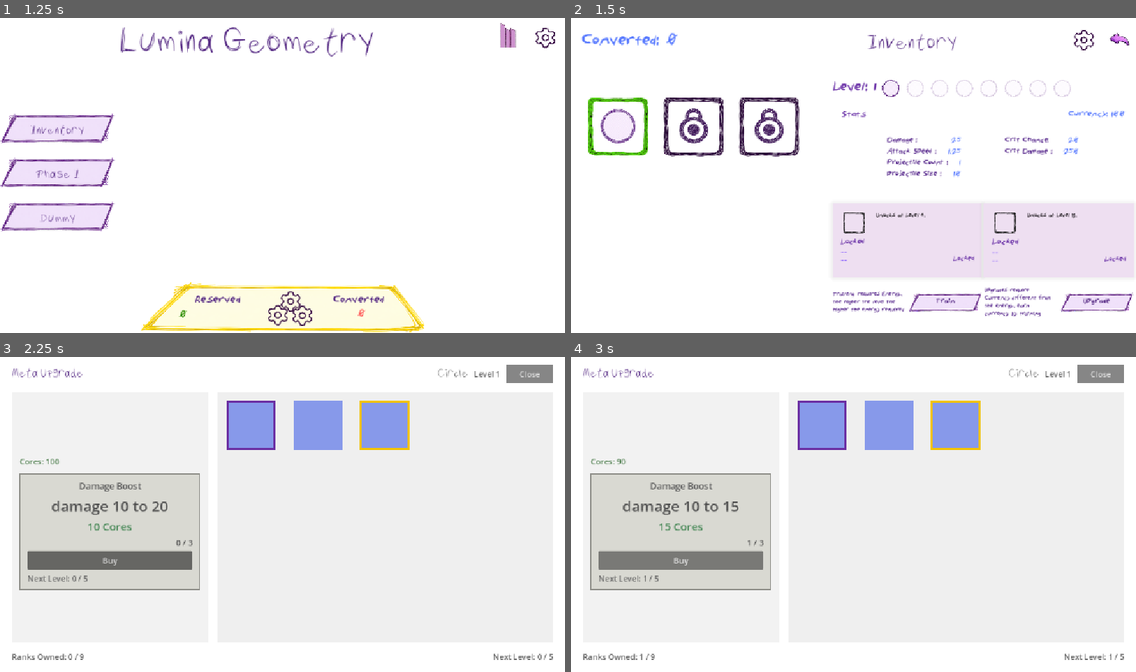
Above: before the commit, frames 1-4 (two rows, left to right).
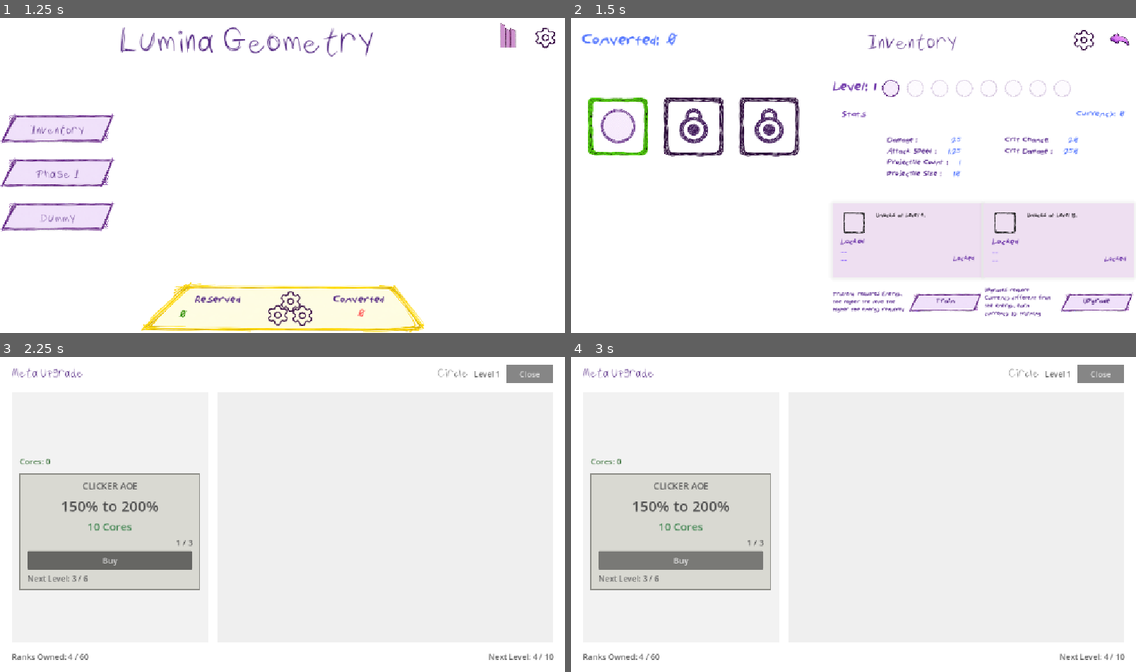
Above: after the commit, the same moments.

Repository: bharadwajaaniseti/lumina-geometry
Game: Godot game, scene res://scenes/menu/Menu.tscn
Same seed, same stepped clock (60 frames per second), same inputs: the game is played once before the commit and once after it.
Inputs (mouse positions are in pixels of both pictures, inside the frame that each line leads up to):
- Up to frame 1 (1.25 s): click (508, 36) at 0.5 s
- Up to frame 2 (1.5 s): click "Inventory" at 1.25 s
- Up to frame 3 (2.25 s): click "Upgrade" at 2 s
- Up to frame 4 (3 s): click "Buy" at 2.75 s

Frame 1 is identical in both runs. In frame 2, 0.1% of the frame differs, in the area x 88-97%, y 29-32%; in frame 3, 4.9%, in the area x 8-98%, y 13-97%; in frame 4, 4.9%.
Error after the commit: Invalid call. Nonexistent function 'get_shape_node_rank' in base 'Node (GameState)'. (res://scripts/ui/meta/meta_tree_screen.gd:280)

Commit message:
soem issue with upgrade tree

Diff:
--- a/core/autoload/game_state.gd
+++ b/core/autoload/game_state.gd
@@ -965,3 +965,15 @@
 	if progress_in_tier == 0:
 		return SHAPE_POINTS_PER_LEVEL
 	return SHAPE_POINTS_PER_LEVEL - progress_in_tier
+
+func debug_reset_shape_meta(shape_id: String, reset_cores: bool = false) -> void:
+	var entry: Dictionary = _get_shape_entry(shape_id)
+
+	entry["upgrade_nodes"] = {}
+	entry["progression_points"] = 0
+	entry["level"] = 0
+
+	if reset_cores:
+		entry["cores"] = 0
+
+	_set_shape_entry(shape_id, entry, true)
--- a/data/meta_trees/circle_meta_tree.tres
+++ b/data/meta_trees/circle_meta_tree.tres
@@ -24,6 +24,7 @@
 stat_key = &"atttack_speed"
 base_value = 5.0
 value_per_rank = 2.5
+required_node_ids = Array[StringName]([&"circle_damage_1"])
 metadata/_custom_type_script = "uid://cihf305arrf0r"
 
 [sub_resource type="Resource" id="Resource_445il"]
@@ -36,6 +37,7 @@
 stat_key = &"crit_chance"
 base_value = 3.0
 value_per_rank = 2.0
+required_node_ids = Array[StringName]([&"circle_attack_speed_1"])
 highlight_border = true
 metadata/_custom_type_script = "uid://cihf305arrf0r"
 
--- a/scenes/ui/meta_tree/MetaTreeScreen.tscn
+++ b/scenes/ui/meta_tree/MetaTreeScreen.tscn
@@ -2,6 +2,7 @@
 
 [ext_resource type="Script" uid="uid://bff0pijsg4aj4" path="res://Scripts/ui/meta/meta_tree_screen.gd" id="1_eui7o"]
 [ext_resource type="FontFile" uid="uid://nugkt67ugfgw" path="res://assets/fonts/scruf/Scruf-Regular.ttf" id="1_hjhfj"]
+[ext_resource type="Script" uid="uid://cf125af428uuh" path="res://scripts/ui/meta/meta_tree_connection_layer.gd" id="3_gie8s"]
 
 [sub_resource type="StyleBoxFlat" id="StyleBoxFlat_eui7o"]
 bg_color = Color(0.60038817, 0.60038817, 0.60038817, 0)
@@ -209,8 +210,28 @@
 theme_override_constants/margin_right = 18
 theme_override_constants/margin_bottom = 18
 
-[node name="UpgradeGrid" type="GridContainer" parent="MainPanel/Margin/VBoxRoot/ContentRow/RightTreePanel/TreeMargin" unique_id=1199708687]
-layout_mode = 2
+[node name="TreeCanvas" type="Control" parent="MainPanel/Margin/VBoxRoot/ContentRow/RightTreePanel/TreeMargin" unique_id=692666965]
+layout_mode = 2
+mouse_filter = 2
+
+[node name="ConnectionLayer" type="Control" parent="MainPanel/Margin/VBoxRoot/ContentRow/RightTreePanel/TreeMargin/TreeCanvas" unique_id=1816405145]
+layout_mode = 1
+anchors_preset = 15
+anchor_right = 1.0
+anchor_bottom = 1.0
+grow_horizontal = 2
+grow_vertical = 2
+mouse_filter = 2
+script = ExtResource("3_gie8s")
+metadata/_custom_type_script = "uid://cf125af428uuh"
+
+[node name="UpgradeGrid" type="GridContainer" parent="MainPanel/Margin/VBoxRoot/ContentRow/RightTreePanel/TreeMargin/TreeCanvas" unique_id=1199708687]
+layout_mode = 1
+anchors_preset = 15
+anchor_right = 1.0
+anchor_bottom = 1.0
+grow_horizontal = 2
+grow_vertical = 2
 theme_override_constants/h_separation = 36
 theme_override_constants/v_separation = 34
 columns = 10
--- a/scripts/main/inventory.gd
+++ b/scripts/main/inventory.gd
@@ -61,8 +61,7 @@
 @onready var locked_phase_button_label: Label = $SafeMargin/MainVBox/ContentRow/RightPanel/Locked/Control/MarginContainer/VBoxContainer/InventoryBtnWrap/Label
 
 # Add MetaTreeScreen as a child somewhere in this scene, then point this path to it.
-@onready var meta_tree_screen: MetaTreeScreen = $MetaTreeScreen
-
+@onready var meta_tree_screen: Control = $MetaTreeScreen
 
 func _ready() -> void:
 	if inventory_db == null:
@@ -74,8 +73,7 @@
 	_connect_signals()
 	_refresh_energy_label()
 	_build_slot_nodes()
-	Game_State.add_shape_cores("circle", 100)
-	Game_State.add_shape_cores("pyramid", 50)
+
 	if inventory_db.size() > 0:
 		_select_slot(0)
 	else:
@@ -434,3 +432,11 @@
 
 	if event.is_action_pressed("ui_cancel"):
 		get_tree().change_scene_to_file(menu_scene)
+
+func _input(event: InputEvent) -> void:
+	if event.is_action_pressed("ui_page_down"):
+		Game_State.debug_reset_shape_meta("circle", true)
+		Game_State.add_shape_cores("circle", 100)
+		Game_State.debug_reset_shape_meta("pyramid", true)
+		Game_State.add_shape_cores("pyramid", 100)
+		_on_game_state_changed()
--- /dev/null
+++ b/scripts/ui/meta/meta_tree_connection_layer.gd
@@ -0,0 +1,30 @@
+extends Control
+class_name MetaTreeConnectionLayer
+
+var connections: Array[Dictionary] = []
+
+@export var locked_line_color: Color = Color("CFC7DD")
+@export var available_line_color: Color = Color("A88AD8")
+@export var owned_line_color: Color = Color("6B2FA3")
+@export var line_width: float = 4.0
+
+func set_connections(new_connections: Array[Dictionary]) -> void:
+	connections = new_connections
+	queue_redraw()
+
+func _draw() -> void:
+	for item in connections:
+		var from_pos: Vector2 = item.get("from", Vector2.ZERO)
+		var to_pos: Vector2 = item.get("to", Vector2.ZERO)
+		var state: String = str(item.get("state", "locked"))
+
+		var color := locked_line_color
+		match state:
+			"owned":
+				color = owned_line_color
+			"available":
+				color = available_line_color
+			_:
+				color = locked_line_color
+
+		draw_line(from_pos, to_pos, color, line_width, true)
--- a/scripts/ui/meta/meta_tree_screen.gd
+++ b/scripts/ui/meta/meta_tree_screen.gd
@@ -21,7 +21,7 @@
 @onready var buy_button: Button = $MainPanel/Margin/VBoxRoot/ContentRow/LeftInfoPanel/LeftMargin/LeftVBox/HoverNodeCard/CardMargin/CardVBox/BuyButton
 
 @onready var progress_label: Label = $MainPanel/Margin/VBoxRoot/ContentRow/LeftInfoPanel/LeftMargin/LeftVBox/HoverNodeCard/CardMargin/CardVBox/ProgressLabel
-@onready var upgrade_grid: GridContainer = $MainPanel/Margin/VBoxRoot/ContentRow/RightTreePanel/TreeMargin/UpgradeGrid
+@onready var upgrade_grid: GridContainer = $MainPanel/Margin/VBoxRoot/ContentRow/RightTreePanel/TreeMargin/TreeCanvas/UpgradeGrid
 
 @onready var nodes_owned_label: Label = $MainPanel/Margin/VBoxRoot/BottomBar/NodesOwnedLabel
 @onready var next_level_label: Label = $MainPanel/Margin/VBoxRoot/BottomBar/NextLevelLabel
@@ -41,7 +41,6 @@
 	_tree_def = tree_def
 	_selected_node = null
 	show()
-	move_to_front()
 	_rebuild()
 
 func _rebuild() -> void:
@@ -52,10 +51,6 @@
 
 	if _tree_def == null:
 		_clear_screen()
-		return
-
-	if block_scene == null:
-		push_error("MetaTreeScreen block_scene is not assigned.")
 		return
 
 	upgrade_grid.columns = max(_tree_def.columns, 1)
@@ -70,20 +65,23 @@
 		if block == null:
 			continue
 
-		var rank: int = Game_State.get_shape_upgrade_node_rank(str(_tree_def.shape_id), str(node_def.id))
+		var rank: int = Game_State.get_shape_node_rank(_tree_def.shape_id, node_def.id)
 		var available: bool = _is_node_available(node_def)
 
 		upgrade_grid.add_child(block)
 		block.custom_minimum_size = Vector2(100, 100)
 		block.setup(node_def, rank, available)
+		block.hovered.connect(_on_block_hovered)
 		block.pressed_node.connect(_on_block_pressed)
+
+		if block.has_signal("unhovered"):
+			block.unhovered.connect(_on_block_unhovered)
 
 		_blocks[node_def.id] = block
 
 	if _selected_node == null and _tree_def.nodes.size() > 0:
 		_selected_node = _tree_def.nodes[0]
 
-	_update_block_selection_visuals()
 	_update_hover_card()
 	_update_progress()
 
@@ -93,7 +91,7 @@
 	core_label.text = "Cores: 0"
 	shape_preview.texture = null
 
-	hover_node_title.text = "Select a node"
+	hover_node_title.text = "Hover a node"
 	hover_node_effect.text = "-"
 	hover_node_cost.text = "-"
 	hover_node_owned.text = "-"
@@ -108,13 +106,10 @@
 	var display_name := str(_tree_def.shape_id)
 
 	if _shape_def != null:
-		var dn = _shape_def.get("display_name")
-		var sid = _shape_def.get("id")
-
-		if dn != null and str(dn).strip_edges() != "":
-			display_name = str(dn)
-		elif sid != null and str(sid).strip_edges() != "":
-			display_name = str(sid)
+		if "display_name" in _shape_def and str(_shape_def.display_name).strip_edges() != "":
+			display_name = str(_shape_def.display_name)
+		elif "id" in _shape_def and str(_shape_def.id).strip_edges() != "":
+			display_name = str(_shape_def.id)
 
 	shape_name_label.text = display_name
 	shape_level_label.text = "Level %d" % get_current_shape_level()
@@ -124,34 +119,42 @@
 		shape_preview.texture = null
 		return
 
-	var tex = _shape_def.get("texture")
-	if tex == null:
-		tex = _shape_def.get("icon")
-
-	shape_preview.texture = tex
+	if "texture" in _shape_def:
+		shape_preview.texture = _shape_def.texture
+		return
+
+	if "icon" in _shape_def:
+		shape_preview.texture = _shape_def.icon
+		return
+
+	shape_preview.texture = null
 
 func _update_core_label() -> void:
-	if _tree_def == null:
-		core_label.text = "Cores: 0"
-		return
-
-	core_label.text = "Cores: %d" % Game_State.get_shape_cores(str(_tree_def.shape_id))
+	core_label.text = "Cores: %d" % Game_State.get_cores()
 
 func _is_node_available(node_def: MetaUpgradeNodeDef) -> bool:
-	var rank: int = Game_State.get_shape_upgrade_node_rank(str(_tree_def.shape_id), str(node_def.id))
+	var rank: int = Game_State.get_shape_node_rank(_tree_def.shape_id, node_def.id)
 	if rank >= node_def.max_rank:
 		return true
 
 	for req in node_def.required_node_ids:
-		if Game_State.get_shape_upgrade_node_rank(str(_tree_def.shape_id), str(req)) <= 0:
+		if Game_State.get_shape_node_rank(_tree_def.shape_id, req) <= 0:
 			return false
 
 	return true
+
+func _on_block_hovered(node_id: StringName) -> void:
+	_selected_node = _find_node_def(node_id)
+	_update_hover_card()
 
 func _on_block_pressed(node_id: StringName) -> void:
 	_selected_node = _find_node_def(node_id)
-	_update_block_selection_visuals()
 	_update_hover_card()
+
+func _on_block_unhovered() -> void:
+	# Keep current selected node info visible.
+	# This feels better than clearing the card every time the mouse leaves a block.
+	pass
 
 func _find_node_def(node_id: StringName) -> MetaUpgradeNodeDef:
 	if _tree_def == null:
@@ -164,17 +167,17 @@
 	return null
 
 func _get_node_cost(node_def: MetaUpgradeNodeDef) -> int:
-	var rank: int = Game_State.get_shape_upgrade_node_rank(str(_tree_def.shape_id), str(node_def.id))
+	var rank: int = Game_State.get_shape_node_rank(_tree_def.shape_id, node_def.id)
 	return node_def.base_cost_cores + (node_def.cost_per_rank * rank)
 
 func _get_node_current_value(node_def: MetaUpgradeNodeDef) -> float:
-	var rank: int = Game_State.get_shape_upgrade_node_rank(str(_tree_def.shape_id), str(node_def.id))
+	var rank: int = Game_State.get_shape_node_rank(_tree_def.shape_id, node_def.id)
 	if rank <= 0:
 		return 0.0
 	return node_def.base_value + (node_def.value_per_rank * float(rank - 1))
 
 func _get_node_next_value(node_def: MetaUpgradeNodeDef) -> float:
-	var rank: int = Game_State.get_shape_upgrade_node_rank(str(_tree_def.shape_id), str(node_def.id))
+	var rank: int = Game_State.get_shape_node_rank(_tree_def.shape_id, node_def.id)
 	return node_def.base_value + (node_def.value_per_rank * float(rank))
 
 func _format_value(value: float) -> String:
@@ -183,7 +186,7 @@
 	return str(snappedf(value, 0.01))
 
 func _get_node_effect_text(node_def: MetaUpgradeNodeDef) -> String:
-	var rank: int = Game_State.get_shape_upgrade_node_rank(str(_tree_def.shape_id), str(node_def.id))
+	var rank: int = Game_State.get_shape_node_rank(_tree_def.shape_id, node_def.id)
 
 	if node_def.max_rank <= 1:
 		return "%s +%s" % [str(node_def.stat_key), _format_value(node_def.base_value)]
@@ -211,7 +214,7 @@
 
 func _update_hover_card() -> void:
 	if _selected_node == null or _tree_def == null:
-		hover_node_title.text = "Select a node"
+		hover_node_title.text = "Hover a node"
 		hover_node_effect.text = "-"
 		hover_node_cost.text = "-"
 		hover_node_owned.text = "-"
@@ -219,7 +222,7 @@
 		buy_button.text = "Buy"
 		return
 
-	var rank: int = Game_State.get_shape_upgrade_node_rank(str(_tree_def.shape_id), str(_selected_node.id))
+	var rank: int = Game_State.get_shape_node_rank(_tree_def.shape_id, _selected_node.id)
 	var cost: int = _get_node_cost(_selected_node)
 	var available: bool = _is_node_available(_selected_node)
 	var maxed: bool = rank >= _selected_node.max_rank
@@ -235,30 +238,18 @@
 	elif not available:
 		buy_button.text = "Locked"
 		buy_button.disabled = true
-	elif Game_State.get_shape_cores(str(_tree_def.shape_id)) < cost:
+	elif Game_State.get_cores() < cost:
 		buy_button.text = "Not Enough Cores"
 		buy_button.disabled = true
 	else:
 		buy_button.text = "Buy"
 		buy_button.disabled = false
 
-func _update_block_selection_visuals() -> void:
-	for key in _blocks.keys():
-		var block: MetaUpgradeBlock = _blocks[key]
-		if block == null:
-			continue
-
-		var is_selected := false
-		if _selected_node != null:
-			is_selected = StringName(key) == _selected_node.id
-
-		block.set_selected(is_selected)
-
 func _on_buy_pressed() -> void:
 	if _selected_node == null or _tree_def == null:
 		return
 
-	var rank: int = Game_State.get_shape_upgrade_node_rank(str(_tree_def.shape_id), str(_selected_node.id))
+	var rank: int = Game_State.get_shape_node_rank(_tree_def.shape_id, _selected_node.id)
 	if rank >= _selected_node.max_rank:
 		return
 
@@ -266,18 +257,12 @@
 		return
 
 	var cost: int = _get_node_cost(_selected_node)
-	if not Game_State.spend_shape_cores(str(_tree_def.shape_id), cost):
+	if not Game_State.spend_cores(cost):
 		return
 
 	var old_level: int = get_current_shape_level()
 
-	Game_State.increase_shape_upgrade_node_rank(
-		str(_tree_def.shape_id),
-		str(_selected_node.id),
-		1,
-		true,
-		1
-	)
+	Game_State.increase_shape_node_rank(_tree_def.shape_id, _selected_node.id, 1)
 
 	var new_level: int = get_current_shape_level()
 
@@ -292,7 +277,7 @@
 
 	var total := 0
 	for node_def in _tree_def.nodes:
-		total += Game_State.get_shape_upgrade_node_rank(str(_tree_def.shape_id), str(node_def.id))
+		total += Game_State.get_shape_node_rank(_tree_def.shape_id, node_def.id)
 
 	return total
 
@@ -300,7 +285,14 @@
 	if _tree_def == null:
 		return 1
 
-	return Game_State.get_shape_level(str(_tree_def.shape_id)) + 1
+	var total: int = get_total_owned_ranks()
+	var level := 1
+
+	for threshold in _tree_def.level_thresholds:
+		if total >= threshold:
+			level += 1
+
+	return level
 
 func _update_progress() -> void:
 	if _tree_def == null:
@@ -317,17 +309,17 @@
 
 	nodes_owned_label.text = "Ranks Owned: %d / %d" % [total_ranks, max_ranks]
 
-	var internal_level: int = Game_State.get_shape_level(str(_tree_def.shape_id))
-	if internal_level >= Game_State.SHAPE_MAX_LEVEL:
+	var next_threshold := -1
+	for threshold in _tree_def.level_thresholds:
+		if total_ranks < threshold:
+			next_threshold = threshold
+			break
+
+	if next_threshold == -1:
 		next_level_label.text = "Max Level Reached"
-		progress_label.text = "Max Level Reached"
-		return
-
-	var progress_in_tier: int = Game_State.get_shape_level_progress_in_current_tier(str(_tree_def.shape_id))
-	var needed: int = Game_State.get_shape_points_needed_for_next_level(str(_tree_def.shape_id))
-	var gained_in_tier: int = Game_State.SHAPE_POINTS_PER_LEVEL - needed if needed > 0 else Game_State.SHAPE_POINTS_PER_LEVEL
-
-	next_level_label.text = "Next Level: %d / %d" % [gained_in_tier, Game_State.SHAPE_POINTS_PER_LEVEL]
+	else:
+		next_level_label.text = "Next Level: %d / %d" % [total_ranks, next_threshold]
+
 	progress_label.text = next_level_label.text
 
 func _on_close_pressed() -> void:
--- a/scripts/ui/meta/meta_upgrade_block.gd
+++ b/scripts/ui/meta/meta_upgrade_block.gd
@@ -6,15 +6,18 @@
 @onready var block_button: Button = $BlockButton
 @onready var rank_label: Label = $RankLabel
 
-@export var locked_color: Color = Color("AEBBEE")
-@export var available_color: Color = Color("8799EA")
+@export var locked_color: Color = Color("D7D1E3")
+@export var available_color: Color = Color("8D9AF0")
+@export var owned_color: Color = Color("6E7FE8")
 @export var maxed_color: Color = Color("5C75E6")
 
+@export var available_outline_color: Color = Color("B58AE8")
 @export var highlight_border_color: Color = Color("F2C300")
 @export var normal_border_color: Color = Color(0, 0, 0, 0)
 
 @export var selected_outline_color: Color = Color("6B2FA3")
 @export var selected_outline_width: int = 4
+@export var available_outline_width: int = 2
 
 @export var border_width: int = 0
 @export var highlight_border_width: int = 4
@@ -43,7 +46,6 @@
 		rank_label.visible = false
 		return
 
-	# Hidden for clean look. Turn on later if you want rank shown on the block itself.
 	rank_label.visible = false
 	rank_label.text = "%d/%d" % [current_rank, node_def.max_rank]
 
@@ -52,20 +54,22 @@
 	style.bg_color = _get_base_fill_color()
 
 	var use_highlight := node_def != null and node_def.highlight_border
-	var base_bw := highlight_border_width if use_highlight else border_width
+	var bw := highlight_border_width if use_highlight else border_width
+	var bc := highlight_border_color if use_highlight else normal_border_color
 
-	style.border_width_left = base_bw
-	style.border_width_top = base_bw
-	style.border_width_right = base_bw
-	style.border_width_bottom = base_bw
-	style.border_color = highlight_border_color if use_highlight else normal_border_color
+	if current_rank <= 0 and is_available and not use_highlight:
+		bw = max(bw, available_outline_width)
+		bc = available_outline_color
 
 	if is_selected:
-		style.border_width_left = max(style.border_width_left, selected_outline_width)
-		style.border_width_top = max(style.border_width_top, selected_outline_width)
-		style.border_width_right = max(style.border_width_right, selected_outline_width)
-		style.border_width_bottom = max(style.border_width_bottom, selected_outline_width)
-		style.border_color = selected_outline_color
+		bw = max(bw, selected_outline_width)
+		bc = selected_outline_color
+
+	style.border_width_left = bw
+	style.border_width_top = bw
+	style.border_width_right = bw
+	style.border_width_bottom = bw
+	style.border_color = bc
 
 	style.corner_radius_top_left = 0
 	style.corner_radius_top_right = 0
@@ -81,6 +85,9 @@
 	if current_rank >= node_def.max_rank:
 		return maxed_color
 
+	if current_rank > 0:
+		return owned_color
+
 	if is_available:
 		return available_color
 
Not shown, added: scripts/ui/meta/meta_tree_connection_layer.gd.uid
